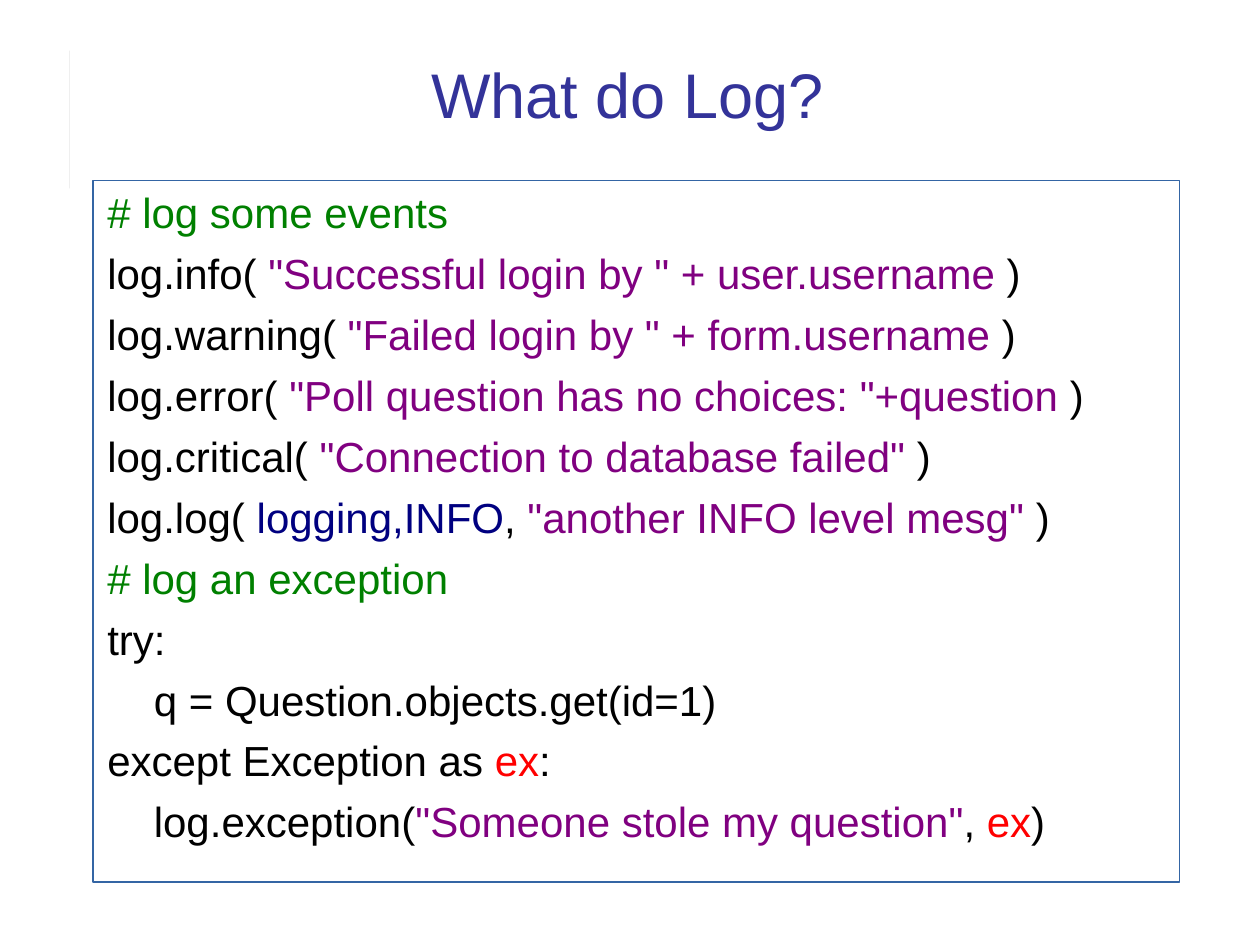
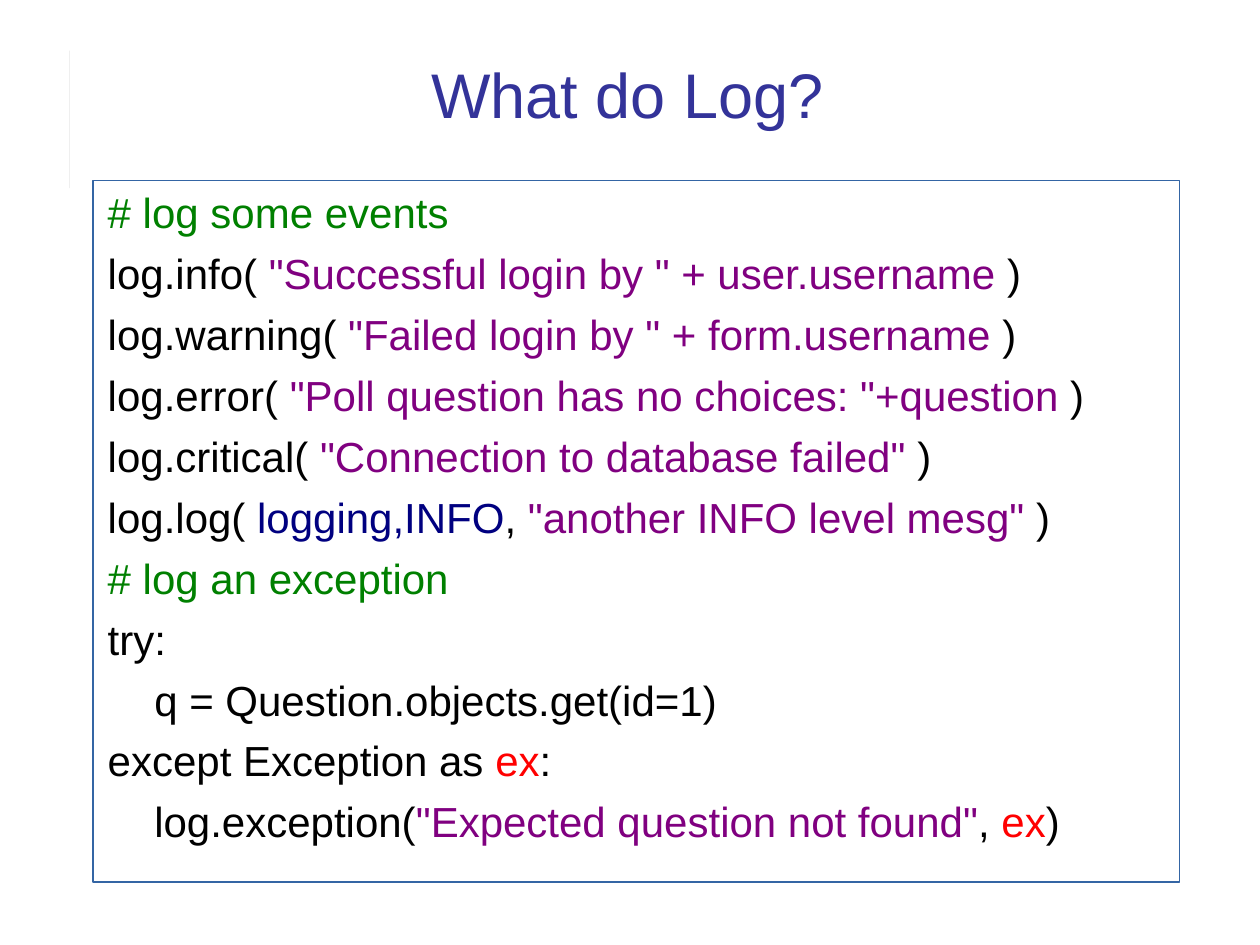
Before and after one commit to cpske/ISP, a slide deck: slide 11 of logging/Logging.ppt (slide 14 before the commit). Drawn at 1260x945 pixels with LibreOffice and Linux fonts; fonts in the diff are those of the drawing. Boxes give left, top, right and bottom in pixels: in the first picture for what was removed or moved away, otherwise in the second. Text is boxed around its words. In the diff, an @@ line names an element or a change of style, - is before the commit and + after.

```diff
--- a/logging/Logging.ppt
+++ b/logging/Logging.ppt
@@ text at (154, 806, 1059, 846): text changed @@
-log.exception("Someone stole my question", ex)
+log.exception("Expected question not found", ex)
```
Also in this commit, not shown: 18 other slides changed, 2 slides added, 4 other files.
